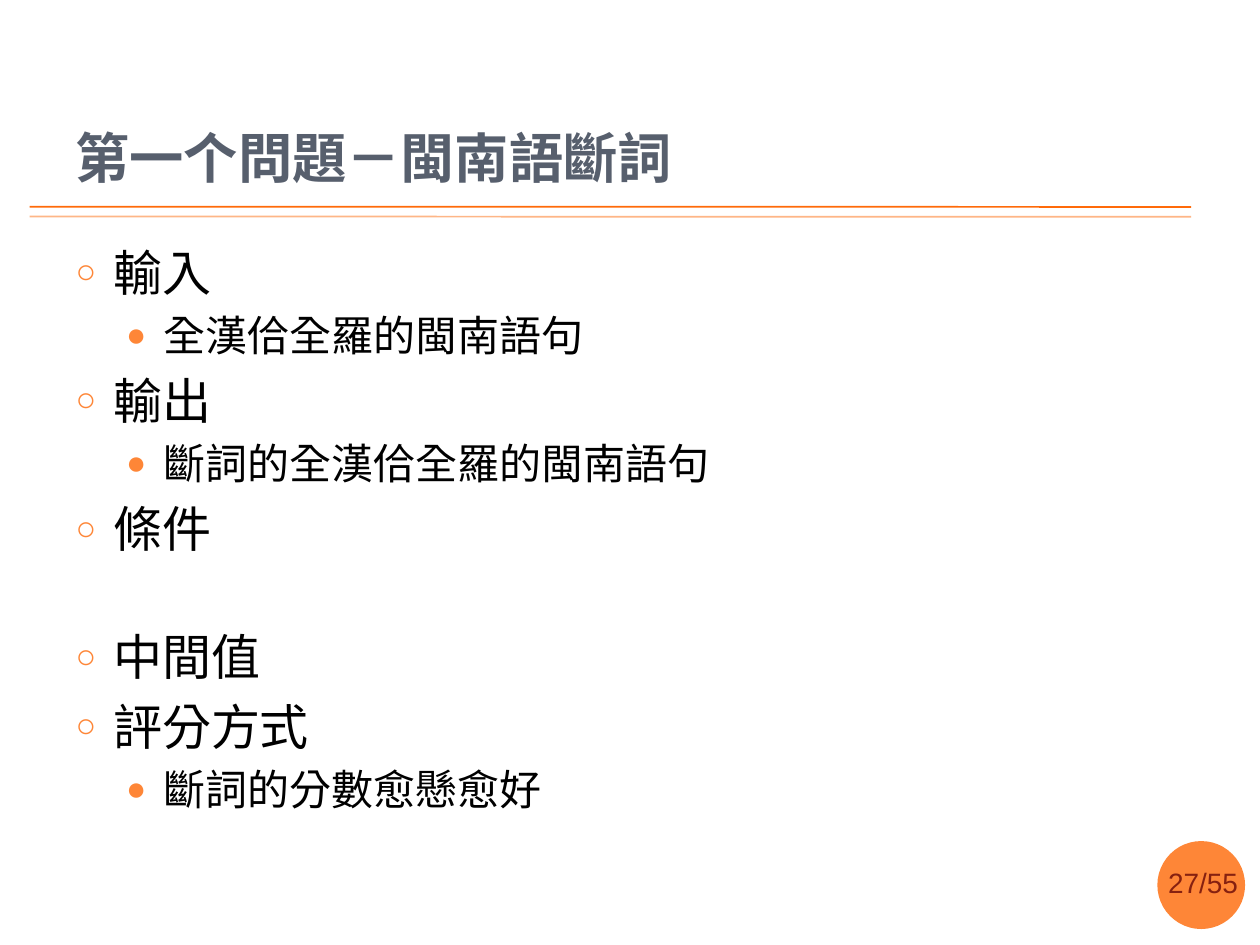
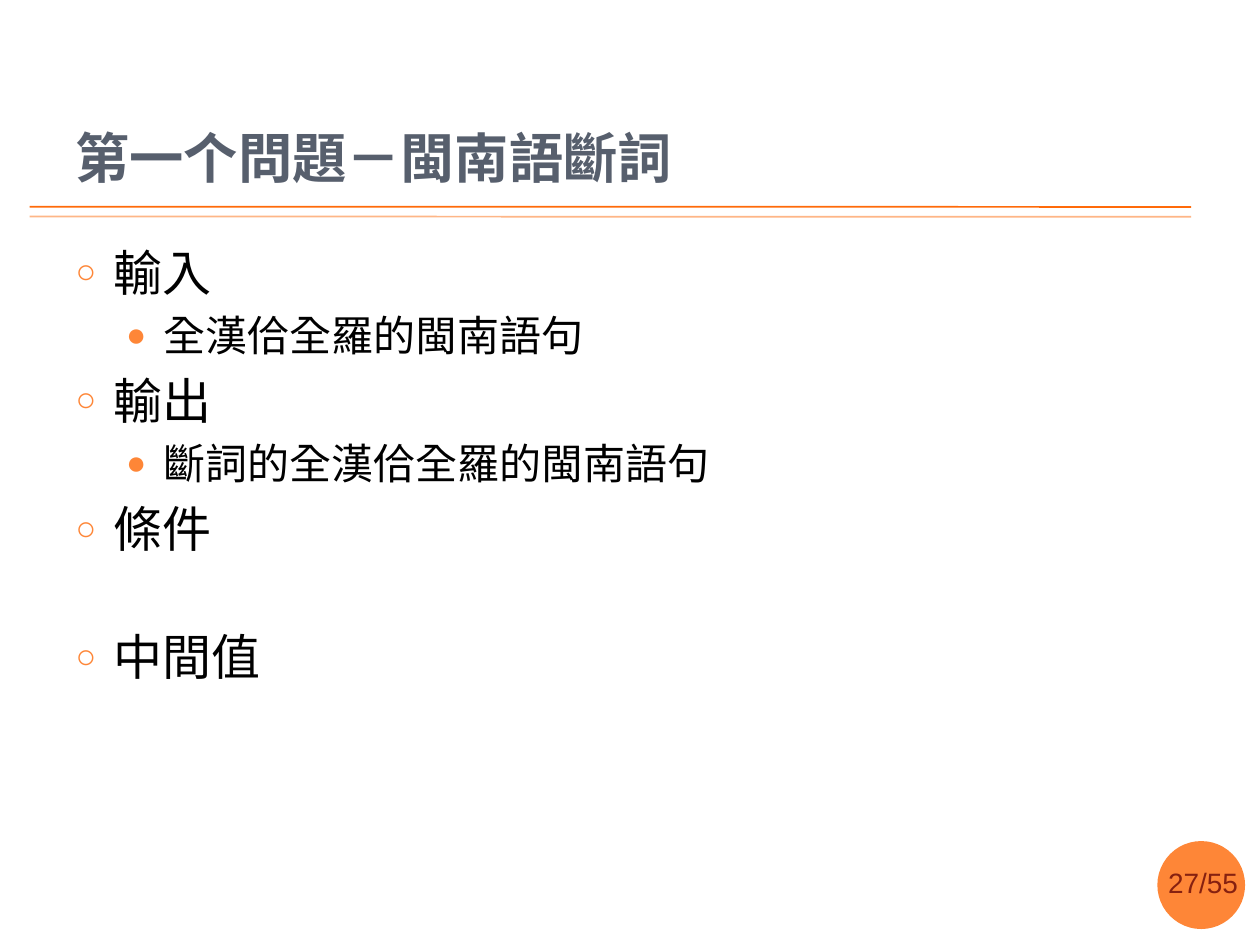
Before and after one commit to sih4sing5hong5/po3-ko3_tau5-iann2-phinn3, a slide deck: slide 27 of 翻譯報告.pptx. Drawn at 1260x945 pixels with LibreOffice and Linux fonts; fonts in the diff are those of the drawing; background and template pictures are left out. Boxes give left, top, right and bottom in pixels: in the first picture for what was removed or moved away, otherwise in the second. Text is boxed around its words. In the diff, an @@ line names an element or a change of style, - is before the commit and + after.

```diff
--- a/翻譯報告.pptx
+++ b/翻譯報告.pptx
@@ text at [113,703,542,809]: paragraphs removed @@
-○ 評分方式
-  ● 斷詞的分數愈懸愈好
```
Also in this commit, not shown: 10 other slides changed, 1 slide removed.
